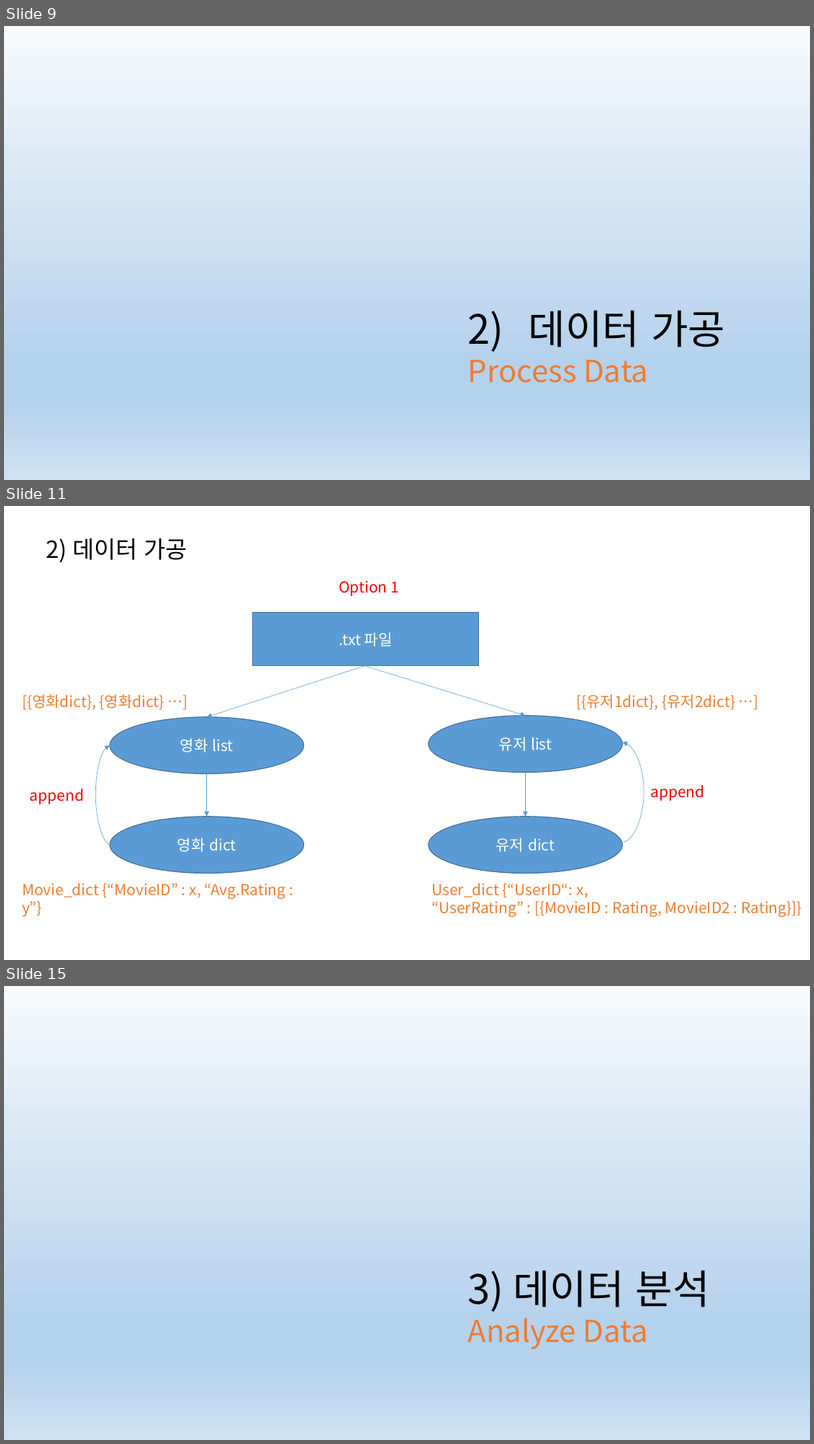
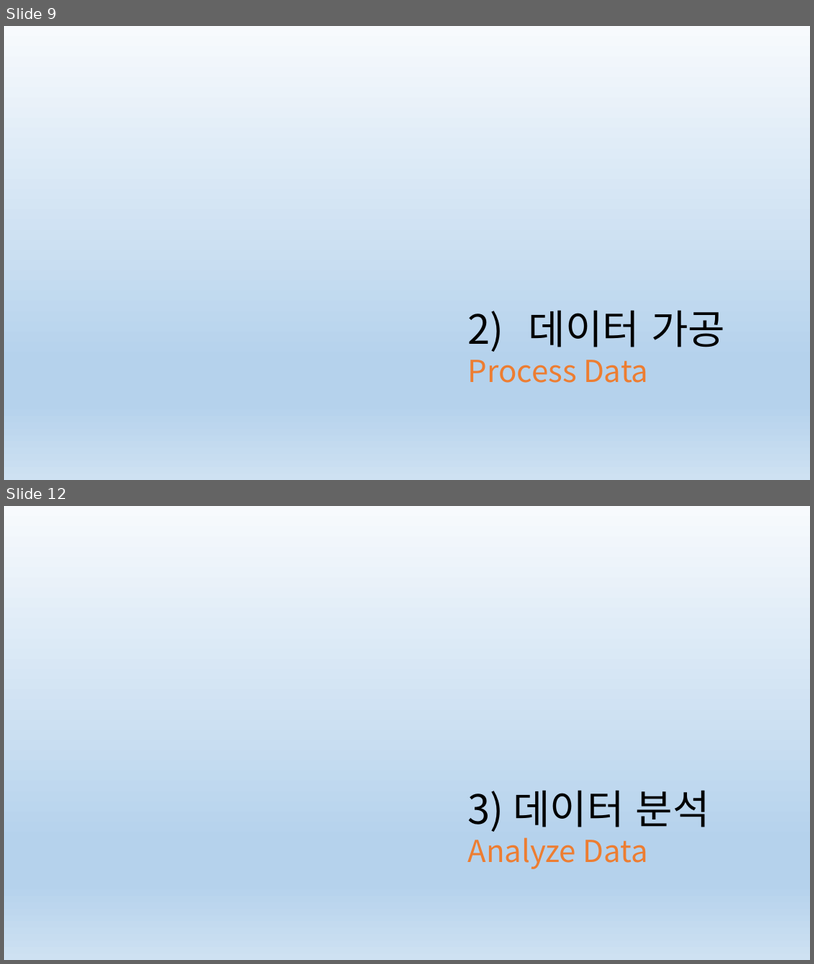
Before and after one commit to csjungminlim/MatrixCompletion, a slide deck: 넷플릭스.pptx. Shown one above the other, each under a label of ours: slides 9, 11 and 15 before the commit, slides 9 and 12 after it; the slides between them are not shown. The pictures are 814x1444 and 814x964 pixels, drawn with LibreOffice and Linux fonts; fonts in the diff are those of the drawing. Boxes give left, top, right and bottom in pixels: in the first picture for what was removed or moved away, otherwise in the second. Text is boxed around its words. In the diff, an @@ line names an element or a change of style, - is before the commit and + after.

```diff
--- a/넷플릭스.pptx
+++ b/넷플릭스.pptx
@@ slide 11 removed at [4,506,810,960], background #FFFFFF @@
@@ text removed at [46,538,187,562] @@
-2) 데이터 가공
@@ text removed at [339,581,399,596] @@
-Option 1
@@ rectangle removed at [252,613,479,666] @@
-.txt 파일
@@ arrow removed from (365, 666) to (206, 717) @@
@@ arrow removed from (365, 667) to (525, 716) @@
@@ text removed at [22,694,165,710] @@
-[{영화dict}, {영화dict} …]
@@ text removed at [576,694,736,710] @@
-[{유저1dict}, {유저2dict} …]
@@ ellipse removed at [110,717,304,774] @@
-영화 list
@@ ellipse removed at [429,716,623,772] @@
-유저 list
@@ curved arrow removed from (623, 842) to (623, 742) @@
@@ curved arrow removed from (111, 845) to (110, 745) @@
@@ arrow removed from (206, 773) to (206, 816) @@
@@ arrow removed from (525, 772) to (525, 816) @@
@@ text removed at [651,785,705,800] @@
-append
@@ text removed at [30,788,84,804] @@
-append
@@ ellipse removed at [110,816,304,873] @@
-영화 dict
@@ ellipse removed at [429,816,623,873] @@
-유저 dict
@@ text removed at [22,883,286,916] @@
-Movie_dict {“MovieID” : x, “Avg.Rating : y”}
@@ text removed at [432,883,802,916] @@
-User_dict {“UserID“: x,
-“UserRating” : [{MovieID : Rating, MovieID2 : Rating}]}
@@ what was slide 15 is now slide 12 @@
```
Also in this commit, not shown: 4 slides changed, 1 slide added, 3 other slides removed.
